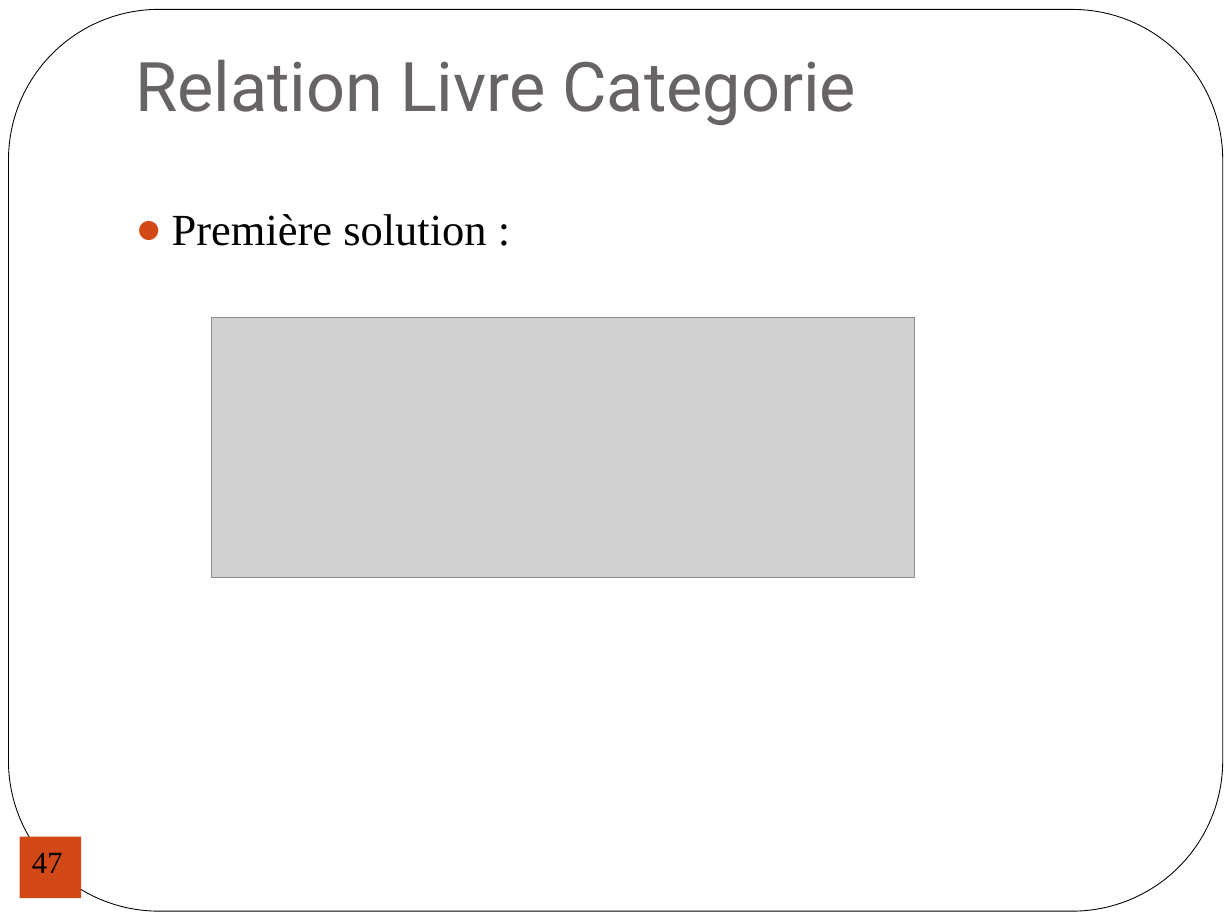
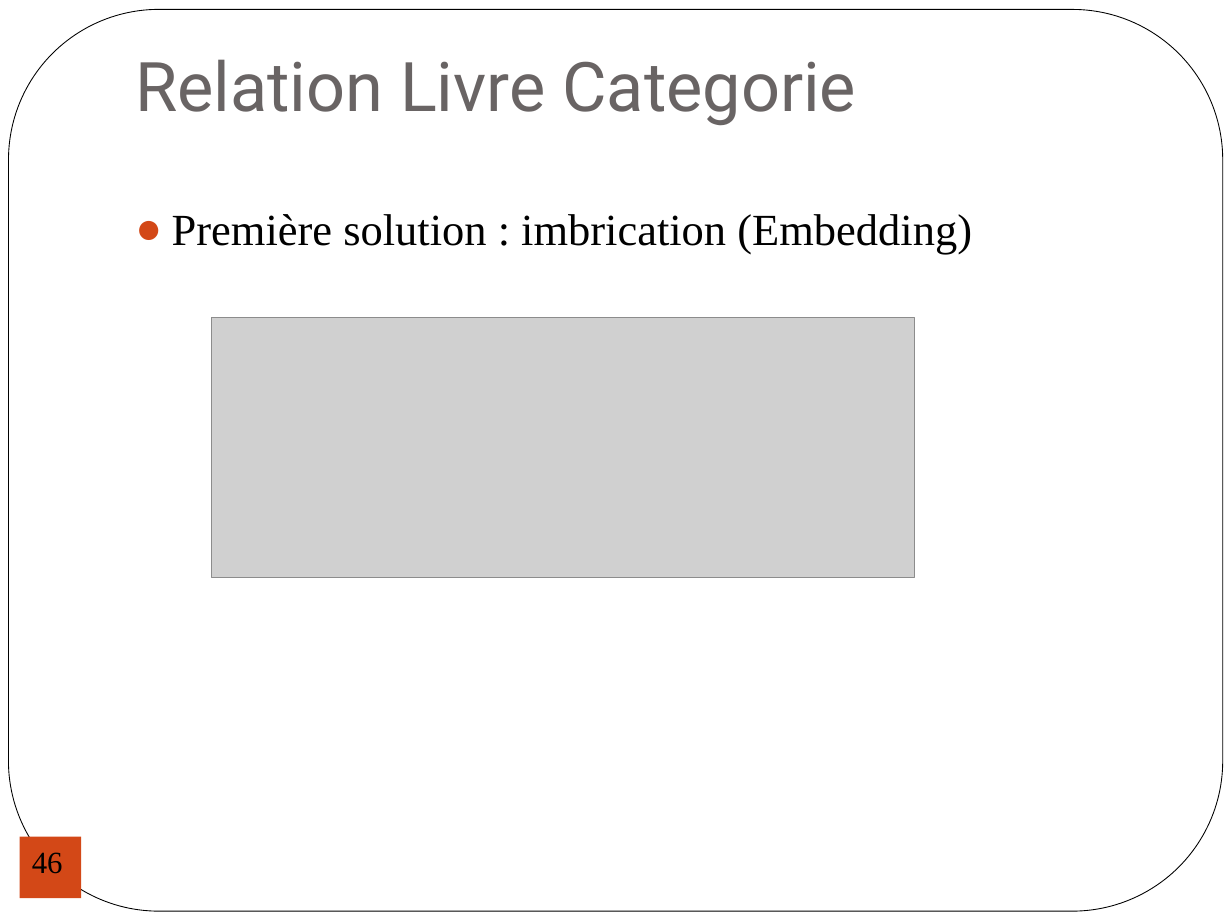
Before and after one commit to karim-azeggouar/portfoliofs202, a slide deck: slide 46 of public/docs/mngdb.ppt (slide 47 before the commit). Drawn at 1232x924 pixels with LibreOffice and Linux fonts; fonts in the diff are those of the drawing; grey boxes stand for pictures. Boxes give left, top, right and bottom in pixels: in the first picture for what was removed or moved away, otherwise in the second. Text is boxed around its words. In the diff, an @@ line names an element or a change of style, - is before the commit and + after.

```diff
--- a/public/docs/mngdb.ppt
+++ b/public/docs/mngdb.ppt
@@ text at [172,214,972,254]: text changed @@
-● Première solution :
+● Première solution : imbrication (Embedding)
@@ page number at [32,852,63,874]: text changed @@
-47
+46
```
Also in this commit, not shown: 2 other slides changed, 2 slides added, 2 slides removed, 2 other files.
